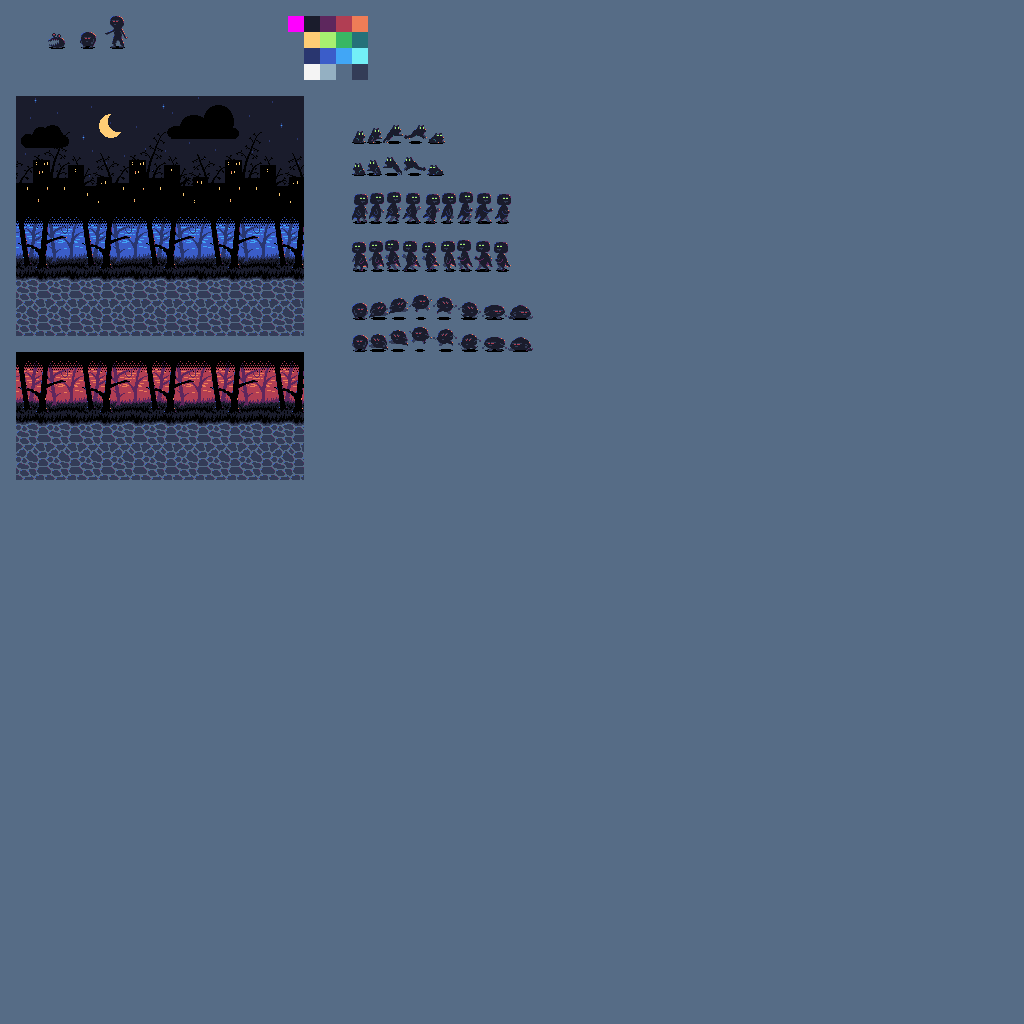
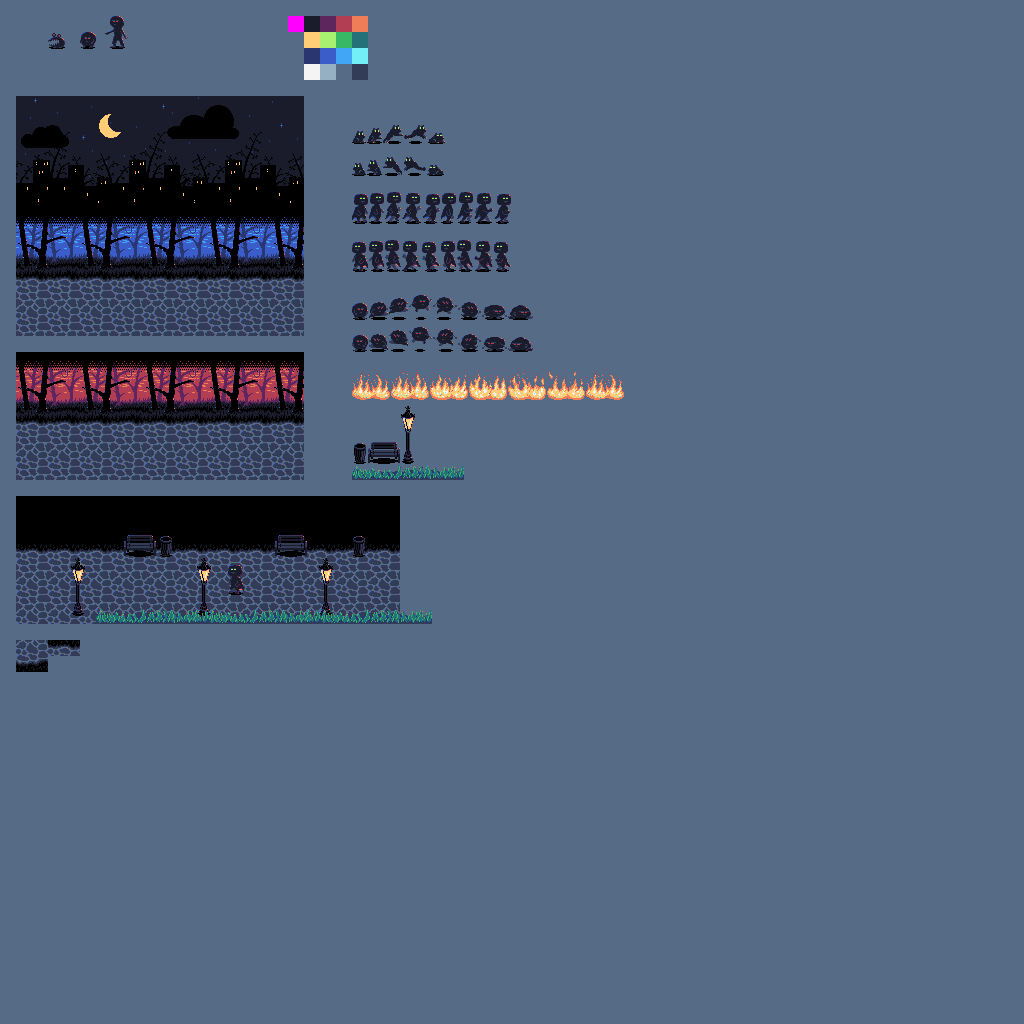
Before/after of a w=1024, h=1024 layered artwork. What changed in the layer stack:
added layer "Fire" above "Forest Tiles (blue)" over [352, 368, 624, 400]
added layer "Grass" above "Park Furniture" over [96, 609, 432, 624]
added layer "Park Furniture" above "Cobblestone Tiles" over [71, 406, 464, 616]
painted on "Cobblestone Tiles" over [16, 496, 400, 672]
